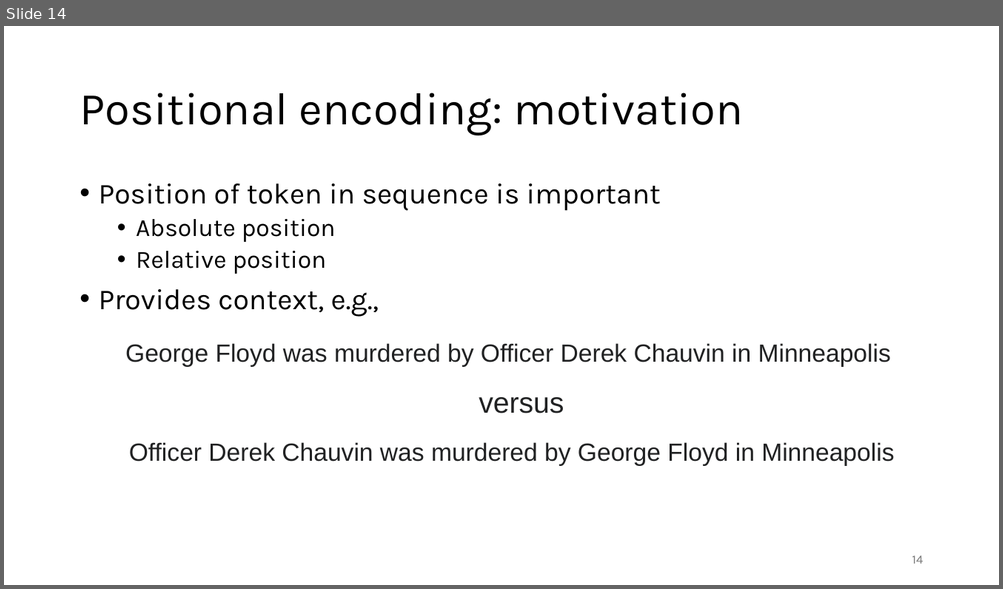
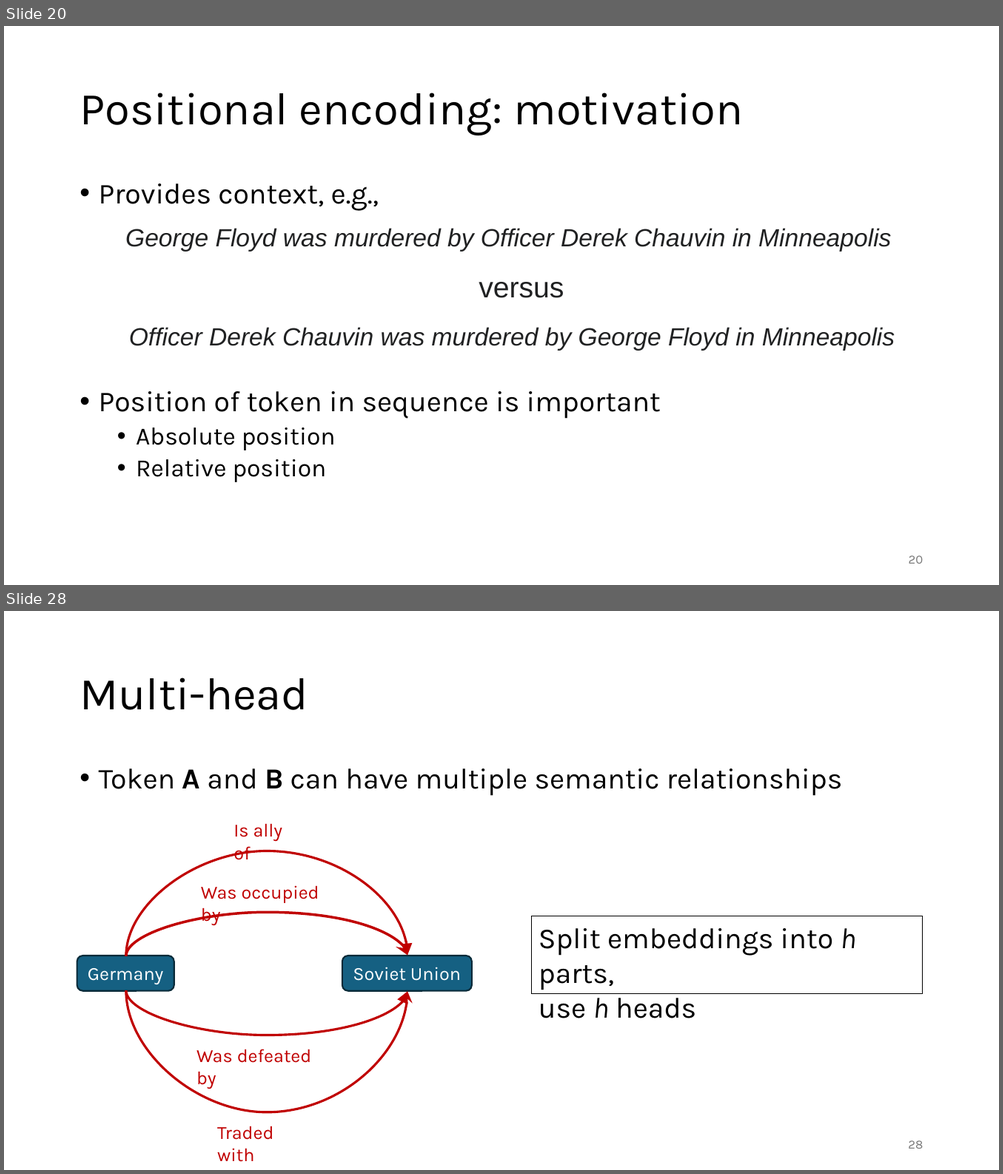
Before and after one commit to gjbex/Deploying-LLMs-locally, a slide deck: local_LLMs.pptx. Shown one above the other, each under a label of ours: slide 14 before the commit, slides 20 and 28 after it; the slides between them are not shown. The pictures are 1003x589 and 1003x1174 pixels, drawn with LibreOffice and Linux fonts; fonts in the diff are those of the drawing. Boxes give left, top, right and bottom in pixels: in the first picture for what was removed or moved away, otherwise in the second. Text is boxed around its words. In the diff, an @@ line names an element or a change of style, - is before the commit and + after.

```diff
--- a/local_LLMs.pptx
+++ b/local_LLMs.pptx
@@ slide 28 added at <box>4,611,999,1170</box>, background #FFFFFF @@
@@ title added at <box>79,678,308,710</box>, 44 pt, text #000000 @@
+Multi-head
@@ text added at <box>99,769,842,796</box>, 28 pt, text #000000 @@
+• Token A and B can have multiple semantic relationships
@@ text added at <box>233,823,283,860</box>, 18 pt, text #C00000 @@
+Is ally of
@@ curved arrow added from (126, 957) to (407, 956), #C00000 2.25 pt @@
@@ text added at <box>201,886,319,925</box>, 18 pt, text #C00000 @@
+Was occupied by
@@ curved arrow added from (126, 957) to (407, 956), #C00000 2.5 pt @@
@@ rectangle added at <box>531,916,922,994</box>, outline #000000 0.75 pt, 28 pt, text #000000 @@
+Split embeddings into h parts,
+use h heads
@@ rounded rectangle added at <box>77,956,174,991</box>, fill #156082, outline #092A39 1.5 pt, 18 pt, text #FFFFFF @@
+Germany
@@ rounded rectangle added at <box>342,956,472,991</box>, fill #156082, outline #092A39 1.5 pt, 18 pt, text #FFFFFF @@
+Soviet Union
@@ curved arrow added from (126, 991) to (407, 991), #C00000 2.25 pt @@
@@ curved arrow added from (126, 991) to (407, 991), #C00000 2.25 pt @@
@@ text added at <box>196,1049,312,1090</box>, 18 pt, text #C00000 @@
+Was defeated by
@@ text added at <box>217,1126,273,1162</box>, 18 pt, text #C00000 @@
+Traded with
@@ page number added at <box>908,1141,922,1149</box>, 12 pt, text #797979 @@
+28
@@ what was slide 14 is now slide 20 @@
@@ slide 20 changed as well @@
@@ text at <box>99,184,378,211</box>: paragraph added @@
+• Provides context, e.g.,
@@ text "George Floyd was murdered by ..." at <box>125,228,891,252</box>: italic on @@
@@ 3 texts: place and size @@
-3 texts at <box>125,343,893,466</box>
+3 texts at <box>125,228,894,351</box>
@@ text at <box>99,289,378,317</box>: paragraph removed @@
-• Provides context, e.g.,
@@ text "Officer Derek Chauvin was murdered ..." at <box>129,327,894,351</box>: italic on @@
@@ page number at <box>908,556,923,564</box>: text changed @@
-14
+20
```
Also in this commit, not shown: 3 other slides changed, 33 other slides added, 1 slide removed.
